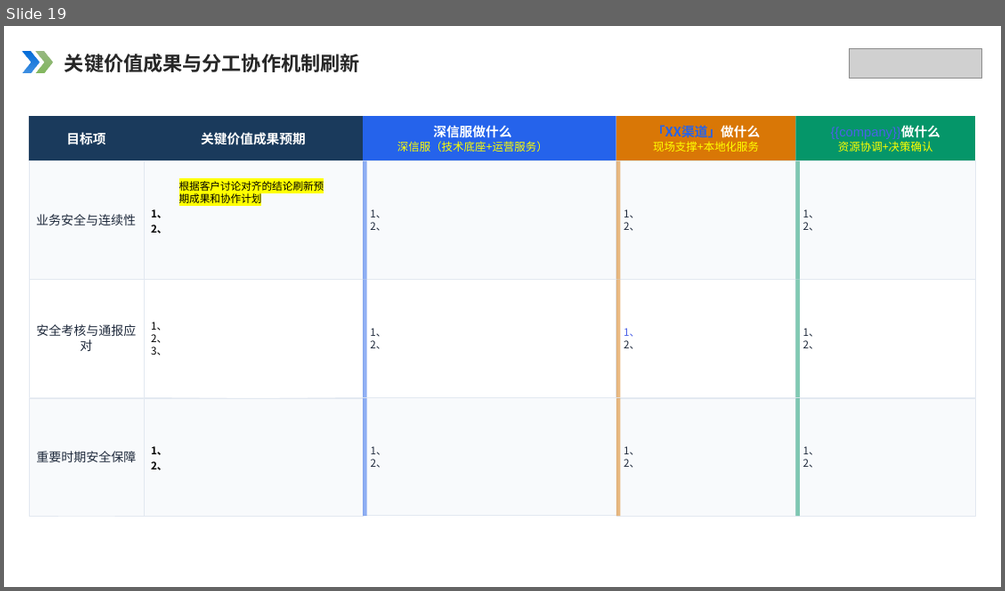
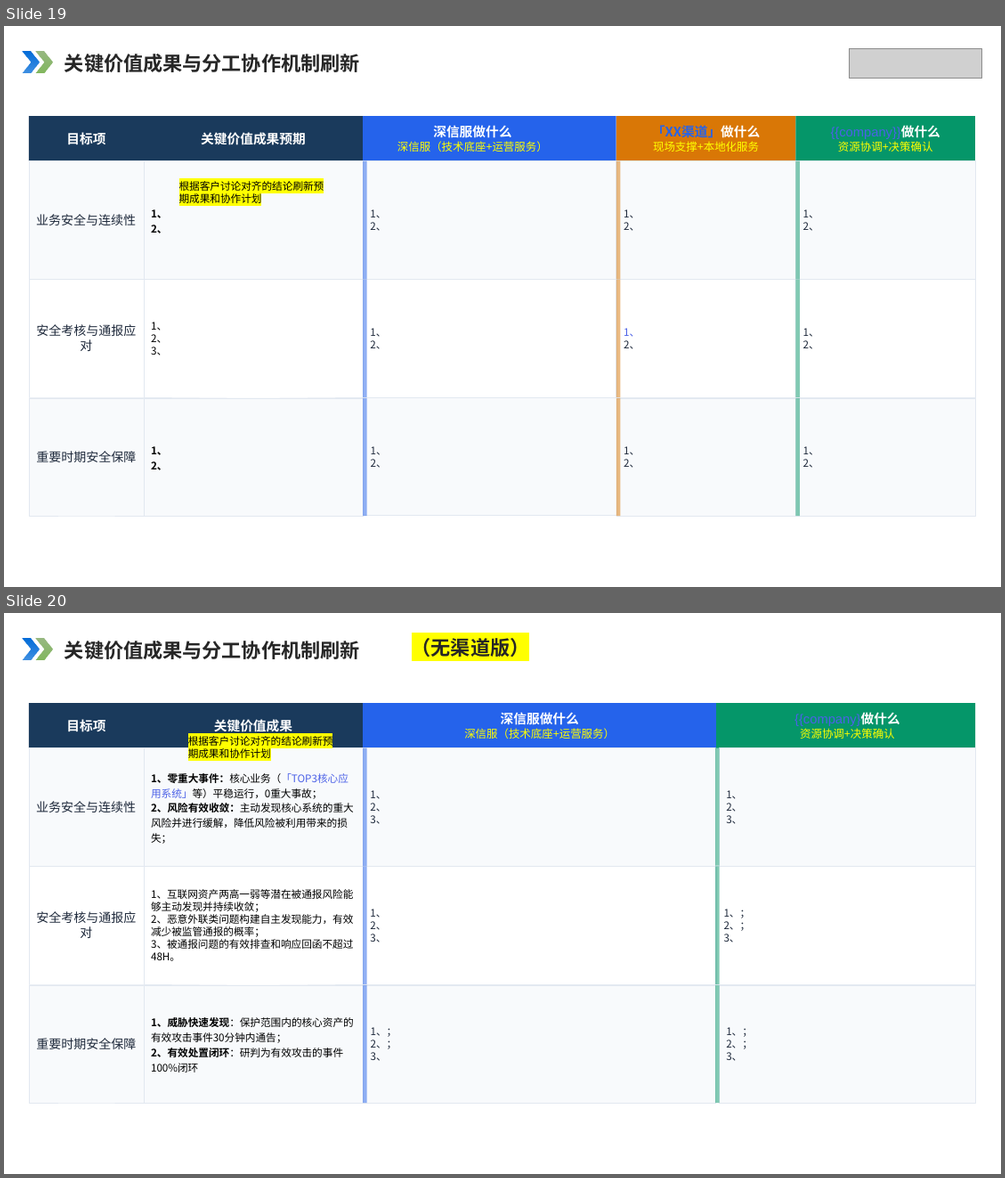
Before and after one commit to Xupai2022/report-generation, a slide deck: mss_ai_ppt_sample_assets/backend/data/templates/simple.pptx. Shown one above the other, each under a label of ours: slide 19 before the commit, slides 19 and 20 after it. The pictures are 1005x591 and 1005x1178 pixels, drawn with LibreOffice and Linux fonts; fonts in the diff are those of the drawing; grey boxes stand for pictures. Boxes give left, top, right and bottom in pixels: in the first picture for what was removed or moved away, otherwise in the second. Text is boxed around its words. In the diff, an @@ line names an element or a change of style, - is before the commit and + after.

```diff
--- a/mss_ai_ppt_sample_assets/backend/data/templates/simple.pptx
+++ b/mss_ai_ppt_sample_assets/backend/data/templates/simple.pptx
@@ slide 20 added at bbox=[4, 613, 1001, 1174], background #FFFFFF @@
@@ chevron added at bbox=[23, 639, 40, 660], fill gradient #006CD9 @@
@@ chevron added at bbox=[35, 639, 53, 660], fill gradient #70AD47 to #5F933C @@
@@ text added at bbox=[412, 635, 530, 660], 19 pt, text #262626, bold @@
+（无渠道版）
@@ rounded rectangle added at bbox=[851, 631, 971, 681], fill #FFFFFF at 15% opacity @@
@@ text added at bbox=[65, 641, 360, 659], 19 pt, text #262626, bold @@
+关键价值成果与分工协作机制刷新
@@ rectangle added at bbox=[29, 704, 144, 748], fill #1A3A5C @@
@@ text added at bbox=[66, 719, 105, 732], 12.7 pt, text #FFFFFF, bold @@
+目标项
@@ rectangle added at bbox=[144, 704, 363, 748], fill #1A3A5C @@
@@ text added at bbox=[214, 717, 292, 734], 12.7 pt, text #FFFFFF, bold @@
+关键价值成果
@@ rectangle added at bbox=[363, 704, 717, 748], fill #2563EB @@
@@ text added at bbox=[464, 712, 615, 738], 10.7 pt, text #FFFF00 @@
+深信服做什么
+深信服（技术底座+运营服务）
@@ rectangle added at bbox=[717, 704, 975, 748], fill #059669 @@
@@ text added at bbox=[794, 714, 900, 738], 12.7 pt, text #4C61E7 @@
+{{company}做什么
+资源协调+决策确认
@@ text added at bbox=[188, 734, 333, 758], 10 pt, text #000000 @@
+根据客户讨论对齐的结论刷新预期成果和协作计划
@@ rectangle added at bbox=[29, 748, 144, 866], fill #F8FAFC, outline #E2E8F0 0.3 pt, 12 pt, text #1E293B @@
+业务安全与连续性
@@ rectangle added at bbox=[144, 748, 363, 866], fill #F8FAFC, outline #E2E8F0 0.3 pt, 10 pt, text #000000 @@
+1、零重大事件：核心业务（「TOP3核心应用系统」等）平稳运行，0重大事故；
+2、风险有效收敛：主动发现核心系统的重大风险并进行缓解，降低风险被利用带来的损失；
@@ rectangle added at bbox=[363, 748, 715, 866], fill #F8FAFC, outline #E2E8F0 0.3 pt, 10 pt, text #1E293B @@
+1、
+2、
+3、
@@ rectangle added at bbox=[363, 748, 367, 866], fill #2563EB at 50% opacity @@
@@ rectangle added at bbox=[715, 747, 719, 865], fill #059669 at 50% opacity @@
@@ rectangle added at bbox=[719, 748, 975, 866], fill #F8FAFC, outline #E2E8F0 0.3 pt, 10 pt, text #1E293B @@
+1、
+2、
+3、
@@ rectangle added at bbox=[29, 867, 144, 984], fill #FFFFFF, outline #E2E8F0 0.3 pt, 12 pt, text #1E293B @@
+安全考核与通报应对
@@ rectangle added at bbox=[144, 867, 363, 984], fill #FFFFFF, outline #E2E8F0 0.3 pt, 10 pt, text #000000 @@
+1、互联网资产两高一弱等潜在被通报风险能够主动发现并持续收敛；
+2、恶意外联类问题构建自主发现能力，有效减少被监管通报的概率；
+3、被通报问题的有效排查和响应回函不超过48H。
@@ rectangle added at bbox=[363, 867, 715, 984], fill #FFFFFF, outline #E2E8F0 0.3 pt, 10 pt, text #1E293B @@
+1、
+2、
+3、
@@ rectangle added at bbox=[363, 867, 367, 984], fill #2563EB at 50% opacity @@
@@ rectangle added at bbox=[715, 867, 719, 984], fill #059669 at 50% opacity @@
@@ rectangle added at bbox=[717, 867, 975, 984], fill #FFFFFF, outline #E2E8F0 0.3 pt, 10 pt, text #1E293B @@
+1、；
+2、；
+3、
@@ rectangle added at bbox=[29, 985, 144, 1102], fill #F8FAFC, outline #E2E8F0 0.3 pt, 12 pt, text #1E293B @@
+重要时期安全保障
@@ rectangle added at bbox=[144, 985, 363, 1102], fill #F8FAFC, outline #E2E8F0 0.3 pt, 10 pt, text #000000 @@
+1、威胁快速发现：保护范围内的核心资产的有效攻击事件30分钟内通告；
+2、有效处置闭环：研判为有效攻击的事件100%闭环
@@ rectangle added at bbox=[363, 985, 715, 1102], fill #F8FAFC, outline #E2E8F0 0.3 pt, 10 pt, text #1E293B @@
+1、；
+2、；
+3、
@@ rectangle added at bbox=[363, 985, 367, 1102], fill #2563EB at 50% opacity @@
@@ rectangle added at bbox=[715, 985, 719, 1102], fill #059669 at 50% opacity @@
@@ rectangle added at bbox=[719, 985, 975, 1102], fill #F8FAFC, outline #E2E8F0 0.3 pt, 10 pt, text #1E293B @@
+1、；
+2、；
+3、
```
Also in this commit, not shown: 3 slides changed, 4 other files.
